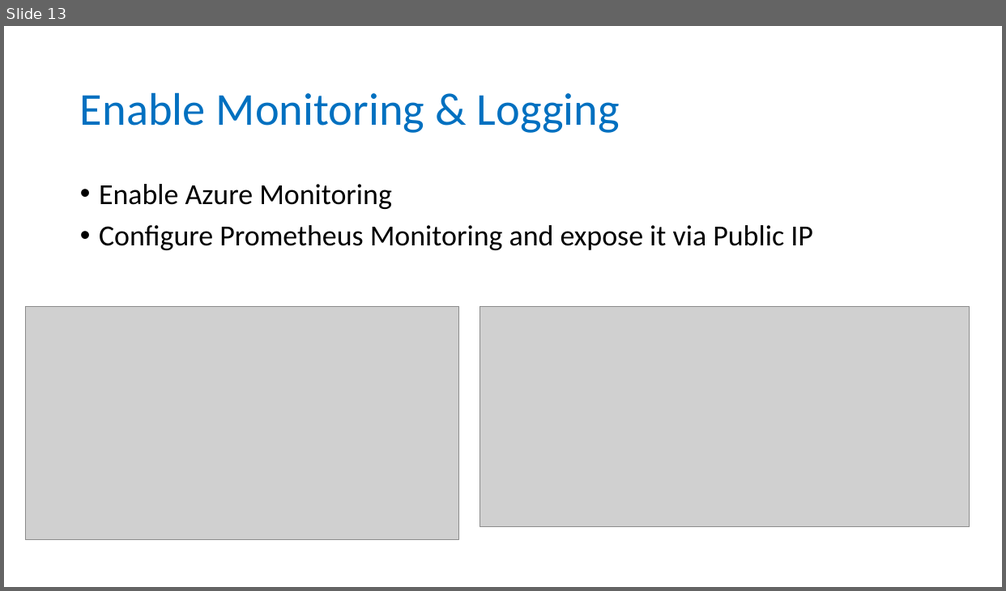
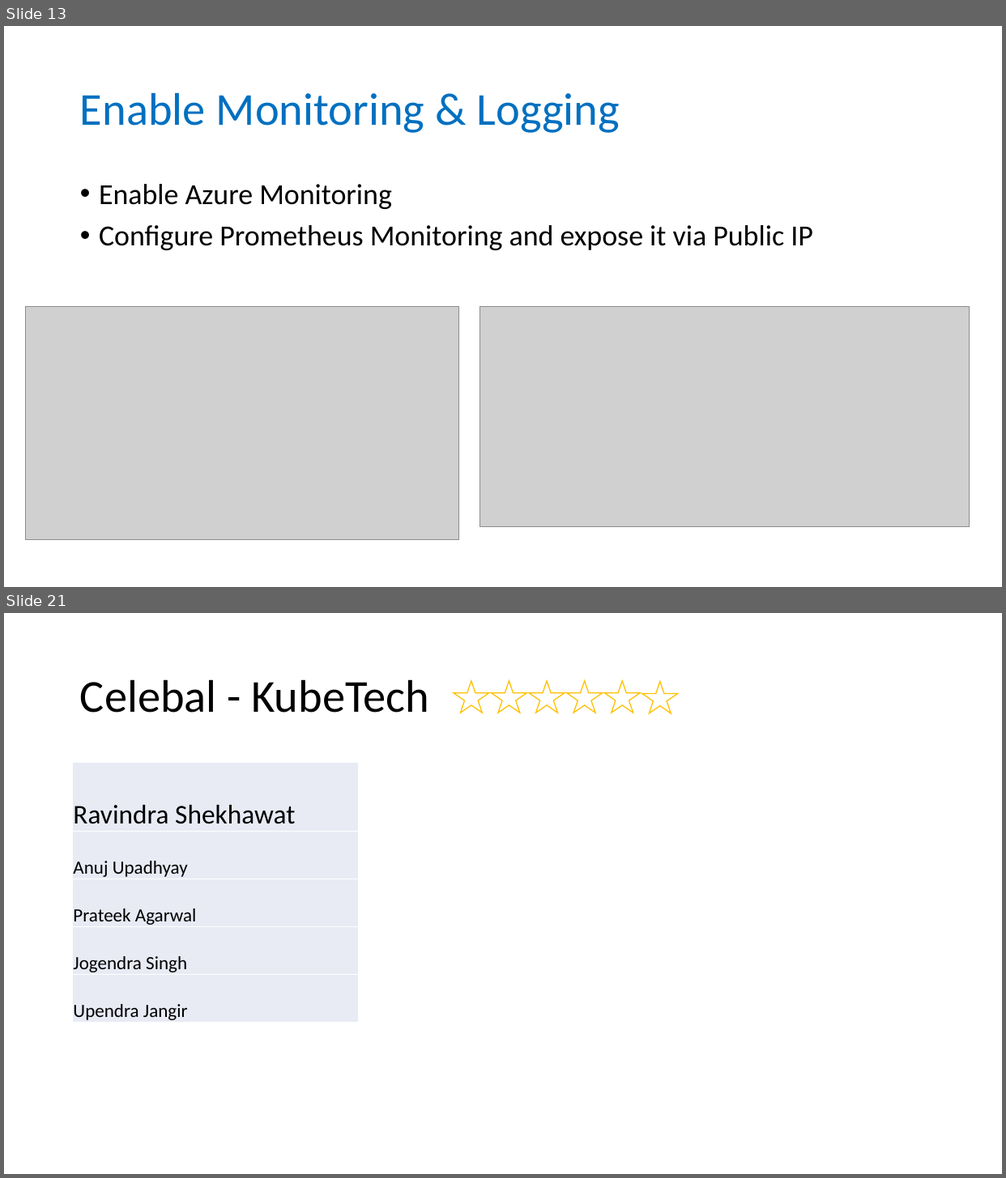
Before and after one commit to sumitkute/kubehack, a slide deck: assets/instructions/Azure Kubernetes Service HACKATON.pptx. Shown one above the other, each under a label of ours: slide 13 before the commit, slides 13 and 21 after it; the slides between them are not shown. The pictures are 1006x591 and 1006x1178 pixels, drawn with LibreOffice and Linux fonts; fonts in the diff are those of the drawing; grey boxes stand for pictures. Boxes give left, top, right and bottom in pixels: in the first picture for what was removed or moved away, otherwise in the second. Text is boxed around its words. In the diff, an @@ line names an element or a change of style, - is before the commit and + after.

```diff
--- a/assets/instructions/Azure Kubernetes Service HACKATON.pptx
+++ b/assets/instructions/Azure Kubernetes Service HACKATON.pptx
@@ slide 21 added at (x1=4, y1=613, x2=1002, y2=1174), background #FFFFFF @@
@@ title added at (x1=80, y1=679, x2=429, y2=713), 44 pt, text #000000 @@
+Celebal - KubeTech
@@ group added at (x1=454, y1=681, x2=678, y2=713): 6 stars @@
@@ table added at (x1=73, y1=763, x2=359, y2=1024), 5 rows, 1 columns @@
+Ravindra Shekhawat
+Anuj Upadhyay
+Prateek Agarwal
+Jogendra Singh
+Upendra Jangir
```
Also in this commit, not shown: 2 slides changed, 8 other slides added, 3 other files.
